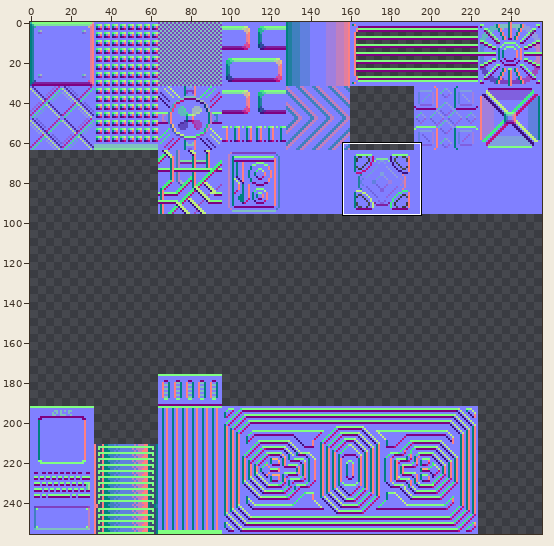
Sprite sheet -- AlienTileSet/AlienTileSet_normal.png. The picture above shows the old version from afar; the outline marks the close-up.
Close-up. As it was:
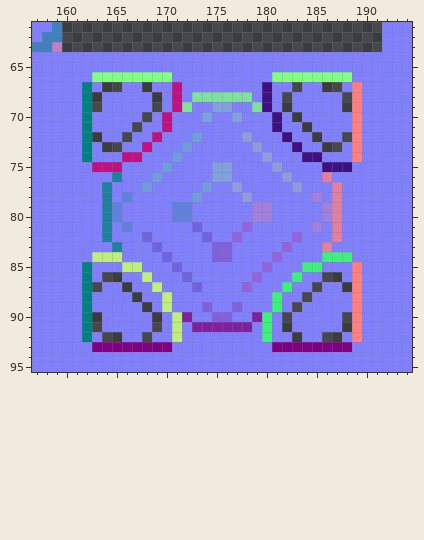
The file is 256x256 pixels. Shown: x 157..194, y 61..95.
After the commit:
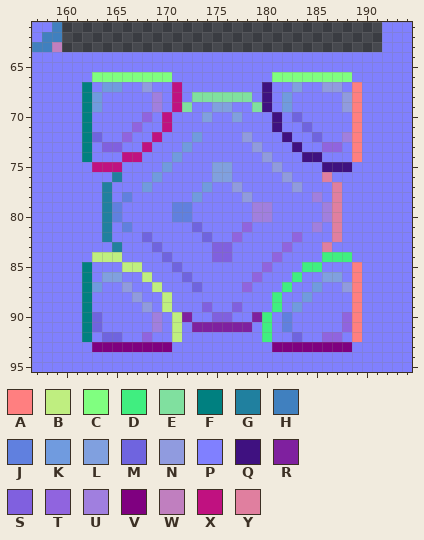
Palette (. is transparent): A #ff7f80  B #bfee80  C #80ff80  D #40ee80  E #80e09f  F #008080  G #20809f  H #4080bf  J #6080df  K #709bdf  L #80a0df  M #6f64df  N #909bdf  P #8080ff  Q #3f1180  R #7f209f  S #8060df  T #9064df  U #a07fdf  V #7f0080  W #c07fbf  X #c01180  Y #e07f9f
Changes in this commit:
@@ x 157..194 @@
 66 PPPPPPCCCCCCCCPPPPPPPPPPCCCCCCCCPPPPPP
-67 PPPPPFP..PP.PPXPPPPPPPPQPP.PP..PAPPPPP
-68 PPPPPF.PPPPP.PXPEEEEEEPQP.PPPPP.APPPPP
-69 PPPPPF.PPPPP.PXEPPLLPPEQP.PPPPP.APPPPP
-70 PPPPPFPPPPP.PXPPPLPPLPPPQP.PPPPPAPPPPP
-71 PPPPPFPPPP.PPXPPPPPPPPPPQPP.PPPPAPPPPP
-72 PPPPPF.PP.PPXPPPKPPPPNPPPQPP.PP.APPPPP
-73 PPPPPFP..PPXPPPKPPPPPPNPPPQPP..PAPPPPP
+67 PPPPPFPKKPPNPPXPPPPPPPPQPPLPPNNPAPPPPP
+68 PPPPPFKPPPPPUPXPEEEEEEPQPKPPPPPNAPPPPP
+69 PPPPPFKPPPPPUPXEPPLLPPEQPKPPPPPNAPPPPP
+70 PPPPPFPPPPPTPXPPPLPPLPPPQPMPPPPPAPPPPP
+71 PPPPPFPPPPTPPXPPPPPPPPPPQPPMPPPPAPPPPP
+72 PPPPPFMPPTPPXPPPKPPPPNPPPQPPMPPUAPPPPP
+73 PPPPPFPSSPPXPPPKPPPPPPNPPPQPPTTPAPPPPP
 74 PPPPPFPPPXXPPPKPPPPPPPPNPPPQQPPPAPPPPP
@@ x 157..194 @@
 85 PPPPPFPPPBBPPPMPPPPPPPPTPPPDDPPPAPPPPP
-86 PPPPPFP..PPBPPPMPPPPPPTPPPDPP..PAPPPPP
-87 PPPPPF.PP.PPBPPPMPPPPTPPPDPP.PP.APPPPP
-88 PPPPPFPPPP.PPBPPPPPPPPPPDPP.PPPPAPPPPP
-89 PPPPPFPPPPP.PBPPPSPPSPPPDP.PPPPPAPPPPP
-90 PPPPPF.PPPPP.PBRPPSSPPRDP.PPPPP.APPPPP
-91 PPPPPF.PPPPP.PBPRRRRRRPDP.PPPPP.APPPPP
-92 PPPPPFP..PP.PPBPPPPPPPPDPP.PP..PAPPPPP
+86 PPPPPFPLLPPBPPPMPPPPPPTPPPDPPLLPAPPPPP
+87 PPPPPFKPPNPPBPPPMPPPPTPPPDPPKPPNAPPPPP
+88 PPPPPFPPPPNPPBPPPPPPPPPPDPPKPPPPAPPPPP
+89 PPPPPFPPPPPNPBPPPSPPSPPPDPKPPPPPAPPPPP
+90 PPPPPFMPPPPPUPBRPPSSPPRDPJPPPPPTAPPPPP
+91 PPPPPFMPPPPPUPBPRRRRRRPDPJPPPPPTAPPPPP
+92 PPPPPFPMMPPTPPBPPPPPPPPDPPMPPTTPAPPPPP
 93 PPPPPPVVVVVVVVPPPPPPPPPPVVVVVVVVPPPPPP
